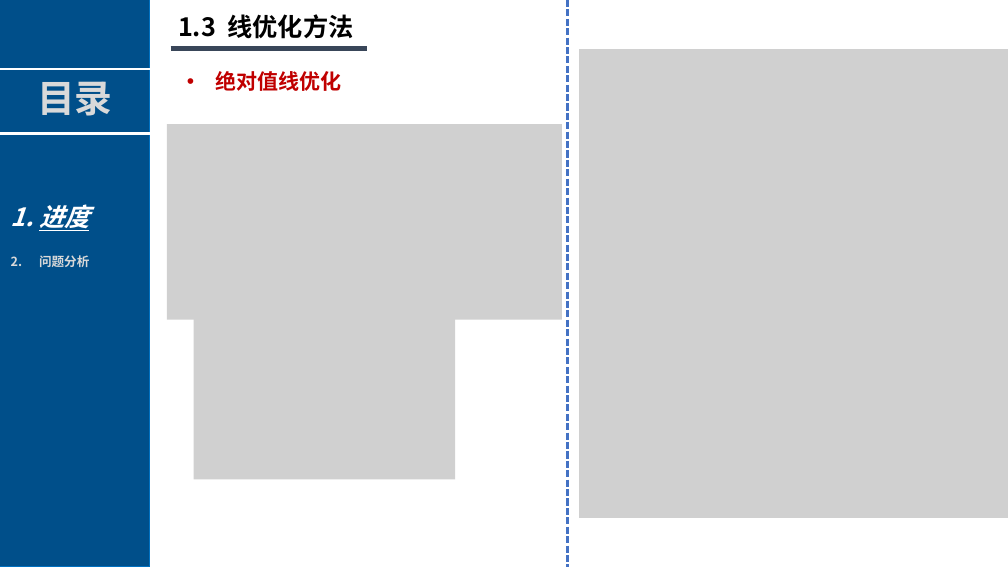
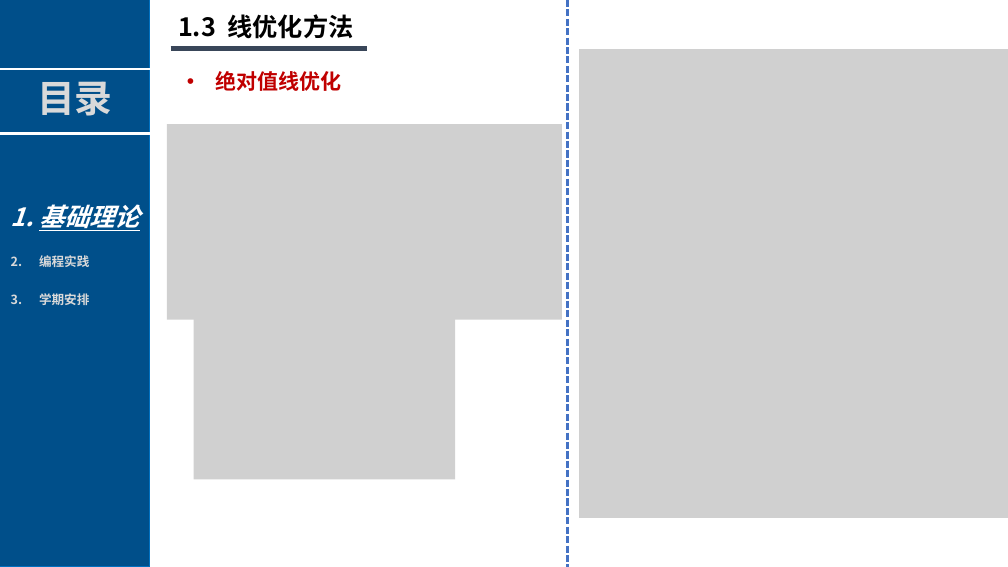
Before and after one commit to cancanword-newnew/daily_learning_notes, a slide deck: slide 10 of operations_Research/运筹优化汇报.pptx. Drawn at 1008x567 pixels with LibreOffice and Linux fonts; fonts in the diff are those of the drawing; grey boxes stand for pictures; background and template pictures are left out. Boxes give left, top, right and bottom in pixels: in the first picture for what was removed or moved away, otherwise in the second. Text is boxed around its words. In the diff, an @@ line names an element or a change of style, - is before the commit and + after.

```diff
--- a/operations_Research/运筹优化汇报.pptx
+++ b/operations_Research/运筹优化汇报.pptx
@@ text removed at bbox=[39, 204, 89, 267] @@
-1. 进度
-2. 问题分析
@@ text added at bbox=[39, 204, 140, 305], 12 pt, text #D9D9D9, bold @@
+1. 基础理论
+2. 编程实践
+3. 学期安排
```
Also in this commit, not shown: 11 other slides changed, 5 slides added, 1 slide removed, 1 other file.
